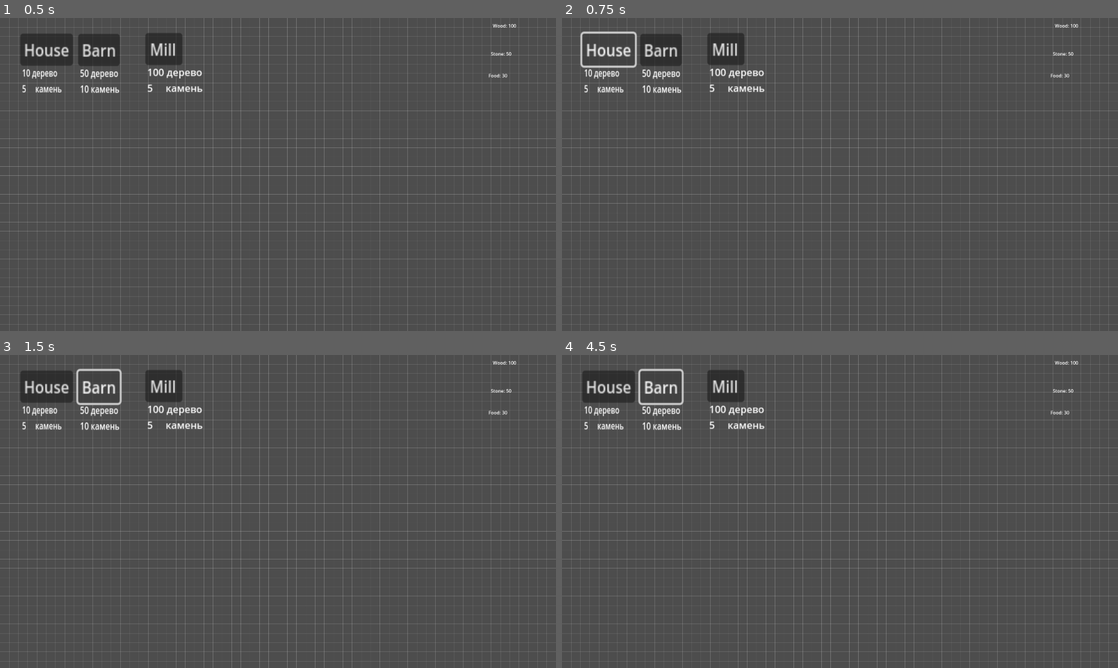
Above: before the commit, frames 1-4 (two rows, left to right).
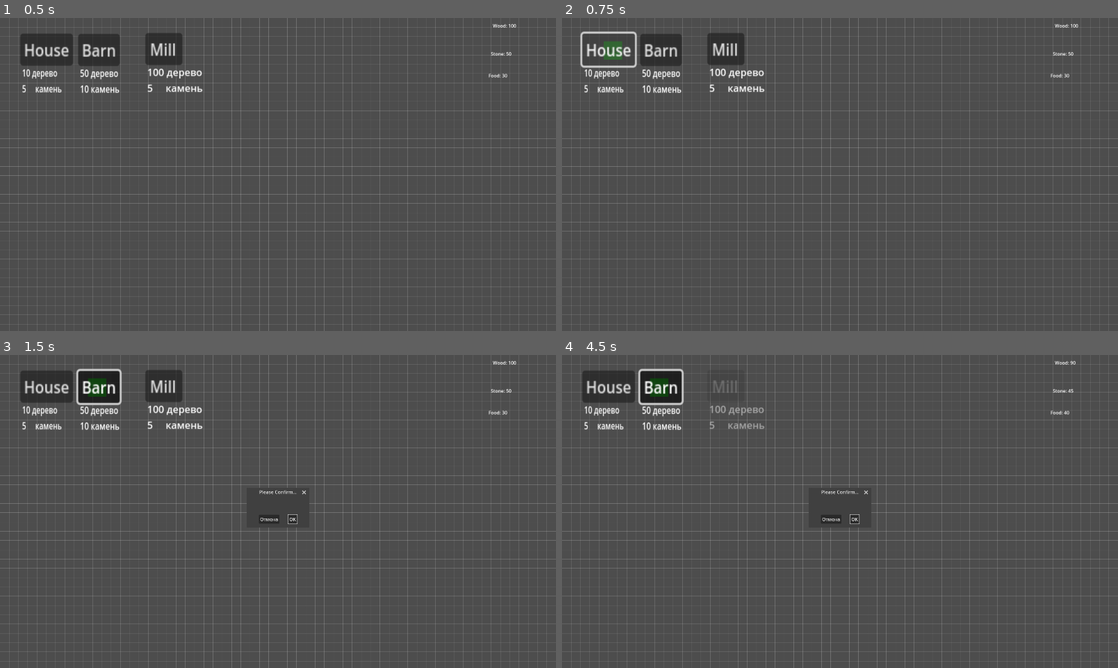
Above: after the commit, the same moments.

Repository: McRamon/Homework
Game: Godot game, scene res://scenes/Main.tscn
The game is run twice, just before and just after one commit, with the same random seed, the same clock (stepped at 60 frames per second) and the same inputs. This scene is started directly instead of the project's main scene.
Inputs (mouse positions are in pixels of both pictures, inside the frame that each line leads up to):
- Up to frame 1 (0.5 s): no input
- Up to frame 2 (0.75 s): click "House" at 0.5 s
- Up to frame 3 (1.5 s): click "Barn" at 1.25 s
- Up to frame 4 (4.5 s): click (856, 517) at 2 s, where only the run after the commit has a clickable "OK"; click (723, 386) at 2.75 s, where only the run before the commit has a clickable "Mill"; click "House" at 3.5 s; click "Barn" at 4.25 s

Frame 1 is identical in both runs. In frame 2, 0.1% of the frame differs, in the area x 7-11%, y 7-14%; in frame 3, 0.9%; in frame 4, 1.3%, in the area x 14-93%, y 1-56%.
Error before the commit: Invalid access to property or key 'cost' on a base object of type 'Area2D'. (res://scripts/base/main.gd:111)

Commit message:
сохр

Diff:
--- a/project.godot
+++ b/project.godot
@@ -55,3 +55,4 @@
 [rendering]
 
 renderer/rendering_method="mobile"
+textures/vram_compression/import_etc2_astc=true
--- a/scenes/barn.tscn
+++ b/scenes/barn.tscn
@@ -1,6 +1,6 @@
 [gd_scene load_steps=4 format=3 uid="uid://b36tmf20yl1kc"]
 
-[ext_resource type="Script" path="res://scripts/buildings/building.gd" id="1_xlpyp"]
+[ext_resource type="Script" uid="uid://8to4jfgtsuqu" path="res://scripts/base/buildings/building.gd" id="1_xlpyp"]
 [ext_resource type="Texture2D" uid="uid://c0uhnt1ai5fq6" path="res://assets/spritesTEST/128x256.png" id="2_ldo1f"]
 
 [sub_resource type="RectangleShape2D" id="RectangleShape2D_xlpyp"]
--- a/scenes/house.tscn
+++ b/scenes/house.tscn
@@ -1,14 +1,14 @@
-[gd_scene load_steps=4 format=3 uid="uid://l3rxcdrrixgh"]
+[gd_scene load_steps=5 format=3 uid="uid://l3rxcdrrixgh"]
 
-[ext_resource type="Script" path="res://scripts/buildings/building.gd" id="1_d7po0"]
+[ext_resource type="Script" uid="uid://8to4jfgtsuqu" path="res://scripts/base/buildings/building.gd" id="1_d7po0"]
 [ext_resource type="Texture2D" uid="uid://brbrqtlh0exxd" path="res://assets/spritesTEST/64x64.png" id="2_qtlar"]
+[ext_resource type="Script" uid="uid://h5pwy2bvu23f" path="res://scripts/base/buildings/resource_producer.gd" id="3_rk7hg"]
 
 [sub_resource type="RectangleShape2D" id="RectangleShape2D_qtlar"]
 size = Vector2(64, 64)
 
 [node name="House" type="Area2D"]
 script = ExtResource("1_d7po0")
-footprint = Vector2i(2, 2)
 
 [node name="Sprite2D" type="Sprite2D" parent="."]
 texture = ExtResource("2_qtlar")
@@ -51,3 +51,10 @@
 [node name="LongPressTimer" type="Timer" parent="."]
 wait_time = 2.0
 one_shot = true
+
+[node name="Production" type="Node2D" parent="."]
+script = ExtResource("3_rk7hg")
+amount = 5
+
+[node name="Timer" type="Timer" parent="Production"]
+autostart = true
--- a/scenes/mill.tscn
+++ b/scenes/mill.tscn
@@ -1,6 +1,6 @@
 [gd_scene load_steps=4 format=3 uid="uid://vfd6iylletnq"]
 
-[ext_resource type="Script" path="res://scripts/buildings/building.gd" id="1_on67h"]
+[ext_resource type="Script" uid="uid://8to4jfgtsuqu" path="res://scripts/base/buildings/building.gd" id="1_on67h"]
 [ext_resource type="Texture2D" uid="uid://dy0wau37l2pty" path="res://assets/spritesTEST/256x256.png" id="2_r14oo"]
 
 [sub_resource type="RectangleShape2D" id="RectangleShape2D_r14oo"]
--- a/scripts/base/UIManager.gd
+++ b/scripts/base/UIManager.gd
@@ -12,6 +12,7 @@
 	# Подписка на изменения
 	ResourceManager.connect("resource_changed", Callable(self, "_on_resource_changed"))
 
+
 func _on_resource_changed(type: String, amount: int) -> void:
 	match type:
 		"wood":
@@ -22,3 +23,4 @@
 			food_label.text  = "Food: %d"  % amount
 		_:
 			pass
+	print("Обновляем ресурс:", type, amount) # ← это должно появиться в Output
--- a/scripts/base/buildings/building.gd
+++ b/scripts/base/buildings/building.gd
@@ -29,6 +29,8 @@
 	long_press_timer.wait_time = 2.0
 	long_press_timer.one_shot = true
 	long_press_timer.connect("timeout", Callable(self, "_on_long_press"))
+	# Запускаем логику производства
+	#$Production.start_production()
 
 	#move_button.connect("pressed", Callable(self, "_on_move_pressed"))
 
@@ -75,6 +77,13 @@
 	set_process(false)
 	emit_signal("build_completed")
 
+	# Запустить производство
+	if has_node("Production"):
+		get_node("Production").start_production()
+
+
+
+
 func _update_cost_label() -> void:
 	var text := ""
 	for r in cost.keys():
--- /dev/null
+++ b/scripts/base/buildings/resource_producer.gd
@@ -0,0 +1,18 @@
+# resource_producer.gd
+extends Node2D
+
+@export var resource_type: String = "food"
+@export var amount: int = 1
+
+@onready var timer: Timer = $Timer
+
+func _ready():
+	timer.connect("timeout", _on_timeout)
+	timer.start()
+
+func _on_timeout():
+	ResourceManager.add_resource(resource_type, amount)
+
+
+func start_production():
+	timer.start()
Not shown, added: scripts/base/buildings/resource_producer.gd.uid
